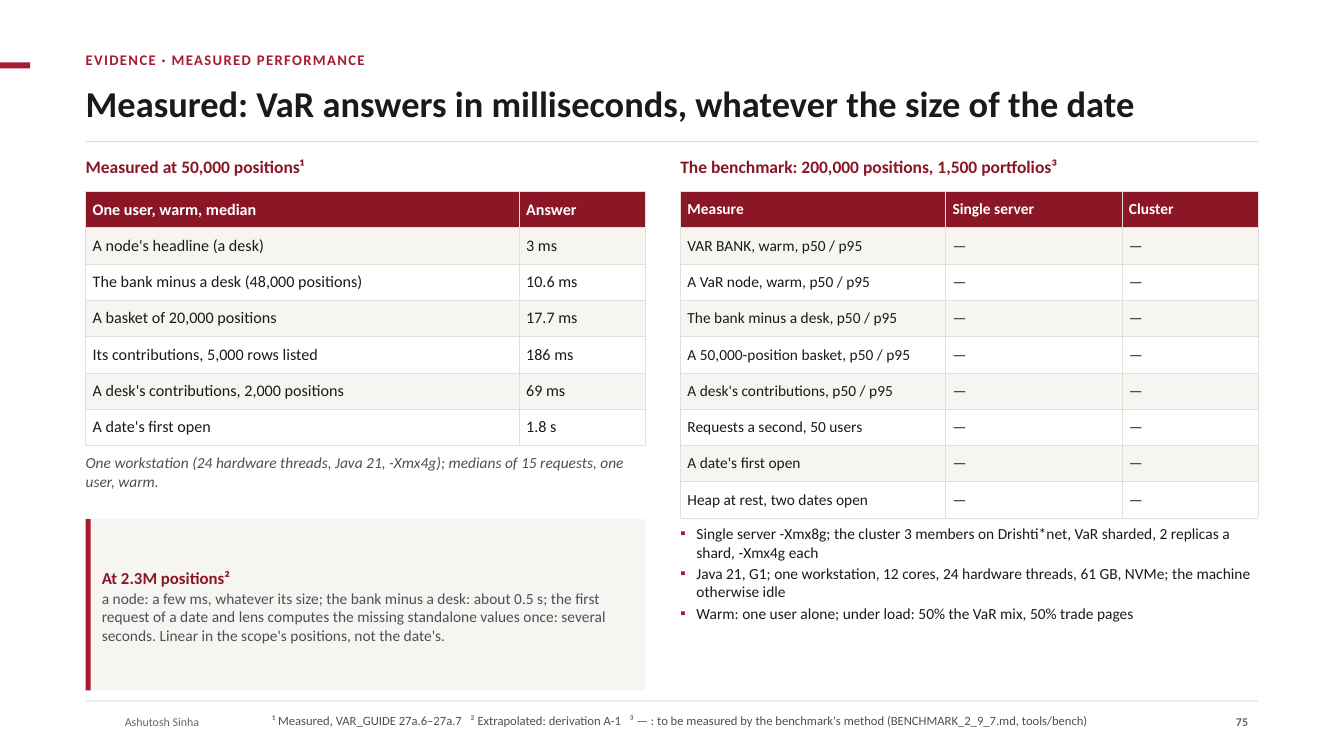
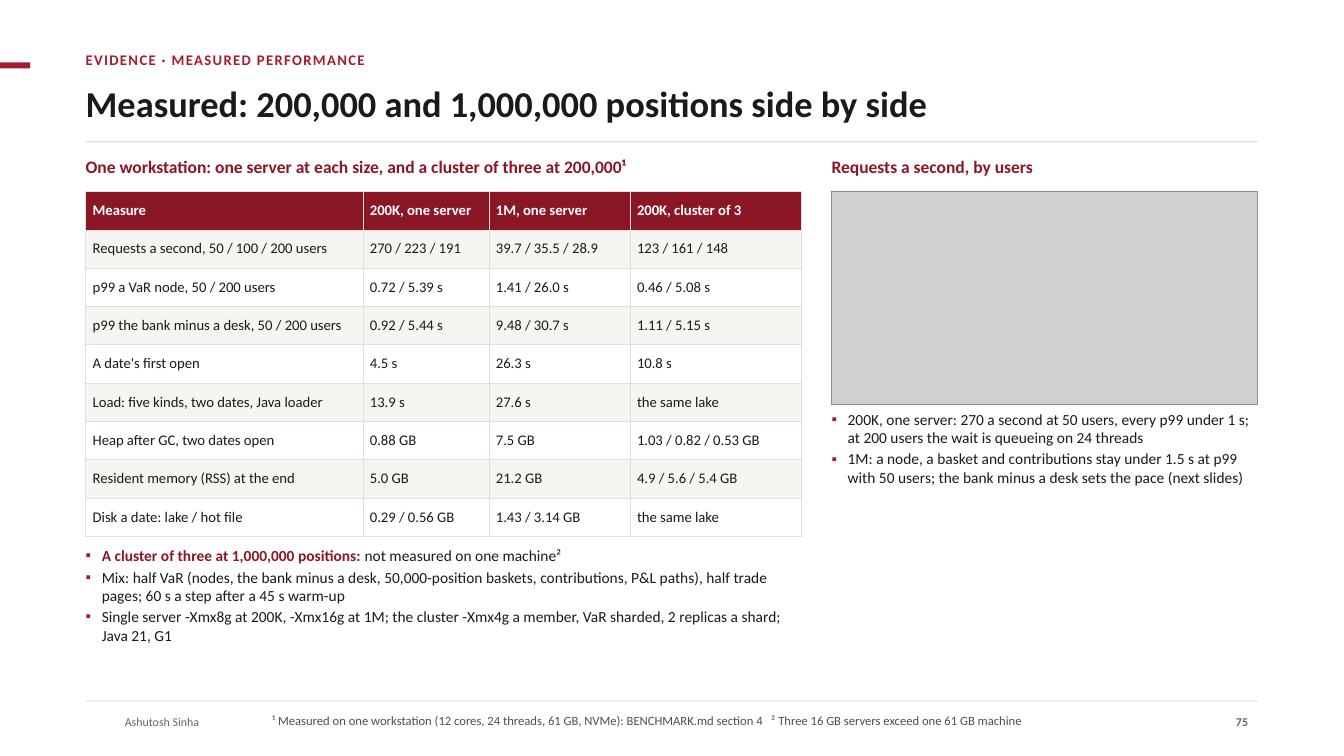
Before and after one commit to ajsinha/drishti, a slide deck: slide 75 of docs/publications/Drishti-Design-and-Evidence.pptx. Drawn at 1344x756 pixels with LibreOffice and Linux fonts; fonts in the diff are those of the drawing; grey boxes stand for pictures; background and template pictures are left out. Boxes give left, top, right and bottom in pixels: in the first picture for what was removed or moved away, otherwise in the second. Text is boxed around its words. In the diff, an @@ line names an element or a change of style, - is before the commit and + after.

Commit message:
Decks: 200,000 and 1,000,000 positions side by side (req/s, p99, first open, load, heap, RSS, disk against the formula, with the benchmark's charts); a new slide, where the time goes and what we do next; the cluster at 1M not measured on one machine

```diff
--- a/docs/publications/Drishti-Design-and-Evidence.pptx
+++ b/docs/publications/Drishti-Design-and-Evidence.pptx
@@ title at (86, 91, 927, 123): text changed @@
-Measured: VaR answers in milliseconds, whatever the size of the date
+Measured: 200,000 and 1,000,000 positions side by side
@@ text at (86, 159, 626, 175): text changed @@
-Measured at 50,000 positions¹
+One workstation: one server at each size, and a cluster of three at 200,000¹
@@ text removed at (680, 159, 1057, 176) @@
-The benchmark: 200,000 positions, 1,500 portfolios³
@@ text added at (832, 160, 1033, 176), 12.5 pt, text #8A1626, bold @@
+Requests a second, by users
@@ table at (86, 192, 802, 536) @@
-One user, warm, median | Answer
-A node's headline (a desk) | 3 ms
-The bank minus a desk (48,000 positions) | 10.6 ms
-A basket of 20,000 positions | 17.7 ms
-Its contributions, 5,000 rows listed | 186 ms
-A desk's contributions, 2,000 positions | 69 ms
-A date's first open | 1.8 s
+Measure | 200K, one server | 1M, one server | 200K, cluster of 3
+Requests a second, 50 / 100 / 200 users | 270 / 223 / 191 | 39.7 / 35.5 / 28.9 | 123 / 161 / 148
+p99 a VaR node, 50 / 200 users | 0.72 / 5.39 s | 1.41 / 26.0 s | 0.46 / 5.08 s
+p99 the bank minus a desk, 50 / 200 users | 0.92 / 5.44 s | 9.48 / 30.7 s | 1.11 / 5.15 s
+A date's first open | 4.5 s | 26.3 s | 10.8 s
+Load: five kinds, two dates, Java loader | 13.9 s | 27.6 s | the same lake
+Heap after GC, two dates open | 0.88 GB | 7.5 GB | 1.03 / 0.82 / 0.53 GB
+Resident memory (RSS) at the end | 5.0 GB | 21.2 GB | 4.9 / 5.6 / 5.4 GB
+Disk a date: lake / hot file | 0.29 / 0.56 GB | 1.43 / 3.14 GB | the same lake
@@ table: place and size @@
-table at (86, 192, 645, 446)
+table at (86, 192, 802, 536)
@@ table removed at (681, 192, 1258, 518), 9 rows, 3 columns @@
-Measure | Single server | Cluster
-VAR BANK, warm, p50 / p95 | — | —
-A VaR node, warm, p50 / p95 | — | —
-The bank minus a desk, p50 / p95 | — | —
-A 50,000-position basket, p50 / p95 | — | —
-A desk's contributions, p50 / p95 | — | —
-Requests a second, 50 users | — | —
-A date's first open | — | —
-Heap at rest, two dates open | — | —
@@ picture added at (832, 192, 1258, 405) @@
@@ text "200K, one server: 270 a ..." at (848, 414, 1249, 486): vertical alignment middle to top @@
@@ text at (848, 414, 1249, 486): text changed; text colour #4A5058 to #1A1A1A @@
-At 2.3M positions²
-a node: a few ms, whatever its size; the bank minus a desk: about 0.5 s; the first request of a date and lens computes the missing standalone values once: several seconds. Linear in the scope's positions, not the date's.
+▪ 200K, one server: 270 a second at 50 users, every p99 under 1 s; at 200 users the wait is queueing on 24 threads
+▪ 1M: a node, a basket and contributions stay under 1.5 s at p99 with 50 users; the bank minus a desk sets the pace (next slides)
@@ rectangle removed at (86, 519, 645, 691) @@
@@ rectangle removed at (86, 519, 91, 691) @@
@@ text removed at (696, 528, 1251, 622) @@
-▪ Single server -Xmx8g; the cluster 3 members on Drishti*net, VaR sharded, 2 replicas a shard, -Xmx4g each
-▪ Java 21, G1; one workstation, 12 cores, 24 hardware threads, 61 GB, NVMe; the machine otherwise idle
-▪ Warm: one user alone; under load: 50% the VaR mix, 50% trade pages
@@ text at (102, 549, 781, 643): text changed; text colour #4A5058 to #1A1A1A; italic off @@
-One workstation (24 hardware threads, Java 21, -Xmx4g); medians of 15 requests, one user, warm.
+▪ A cluster of three at 1,000,000 positions: not measured on one machine²
+▪ Mix: half VaR (nodes, the bank minus a desk, 50,000-position baskets, contributions, P&L paths), half trade pages; 60 s a step after a 45 s warm-up
+▪ Single server -Xmx8g at 200K, -Xmx16g at 1M; the cluster -Xmx4g a member, VaR sharded, 2 replicas a shard; Java 21, G1
@@ text at (272, 715, 1022, 727): text changed @@
-¹ Measured, VAR_GUIDE 27a.6–27a.7 ² Extrapolated: derivation A-1 ³ — : to be measured by the benchmark's method (BENCHMARK_2_9_7.md, tools/bench)
+¹ Measured on one workstation (12 cores, 24 threads, 61 GB, NVMe): BENCHMARK.md section 4 ² Three 16 GB servers exceed one 61 GB machine
```
Also in this commit, not shown: 2 other slides changed, 2 slides added, 5 other files.
